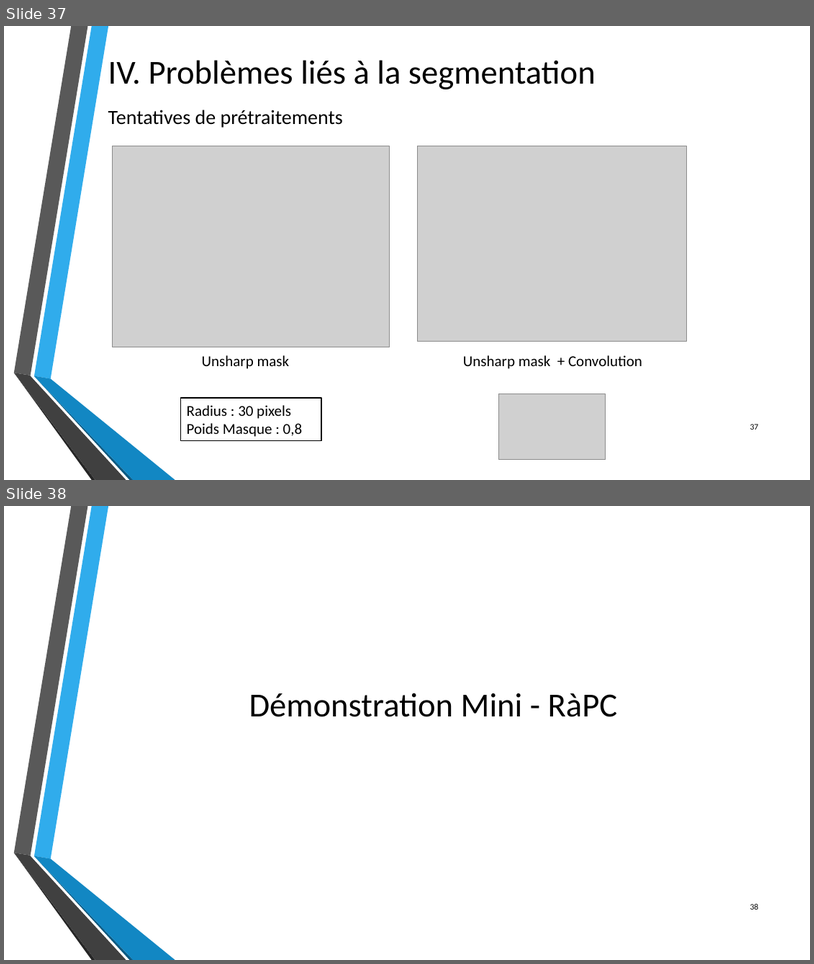
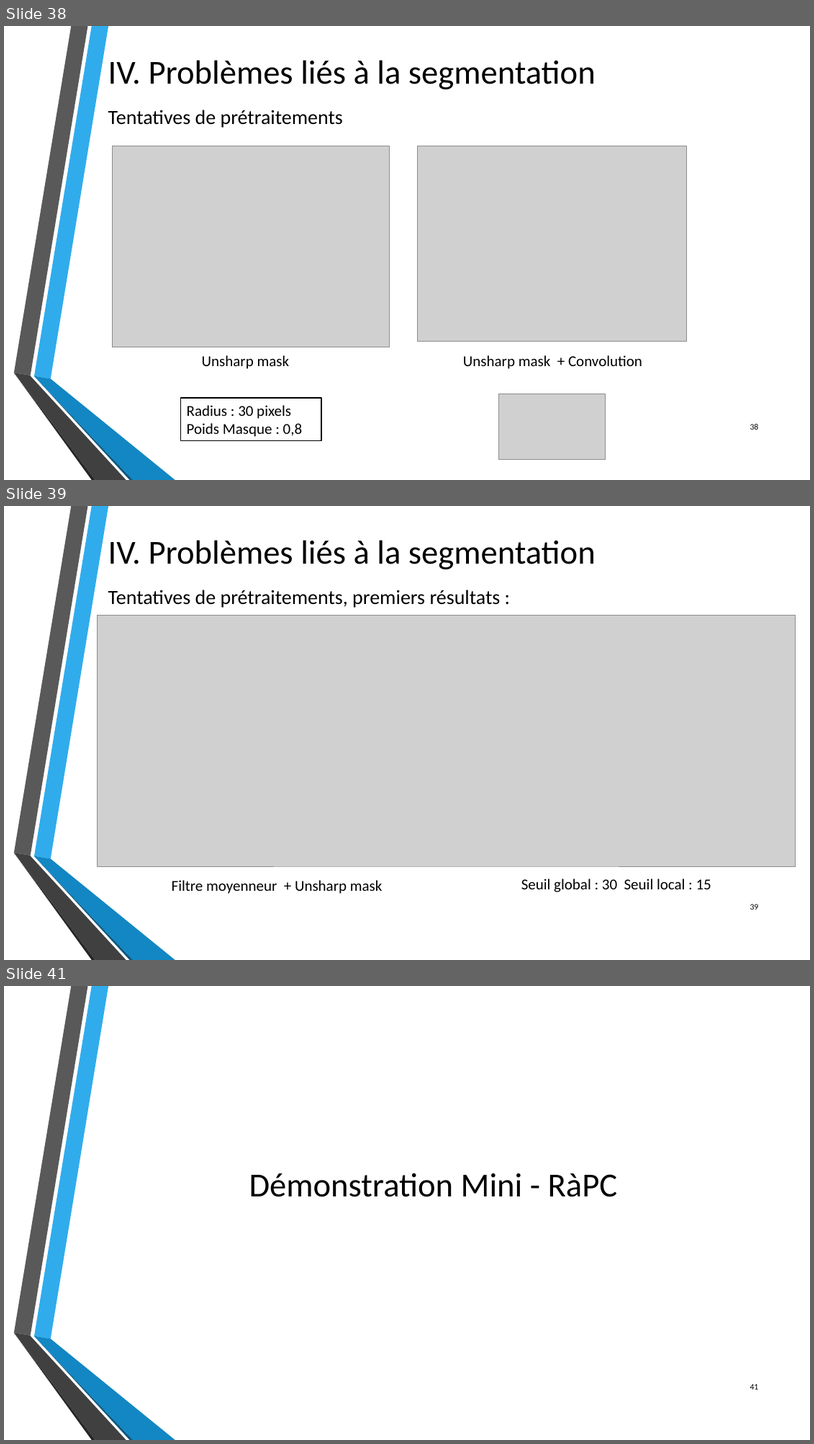
Before and after one commit to byZipo/Dossiers-Stage, a slide deck: Travail_realise/Presentations/Utilisation_du_RaPC_pour_la_segmentation_d_images.pptx. Shown one above the other, each under a label of ours: slides 37 and 38 before the commit, slides 38, 39 and 41 after it; the slides between them are not shown. The pictures are 814x964 and 814x1444 pixels, drawn with LibreOffice and Linux fonts; fonts in the diff are those of the drawing; grey boxes stand for pictures; background and template pictures are left out. Boxes give left, top, right and bottom in pixels: in the first picture for what was removed or moved away, otherwise in the second. Text is boxed around its words. In the diff, an @@ line names an element or a change of style, - is before the commit and + after.

Commit message:
restructuration du code (fonction segmentation), et ajout d'une suppression des muscles par segmentation

```diff
--- a/Travail_realise/Presentations/Utilisation_du_RaPC_pour_la_segmentation_d_images.pptx
+++ b/Travail_realise/Presentations/Utilisation_du_RaPC_pour_la_segmentation_d_images.pptx
@@ slide 39 added at <box>4,506,810,960</box>, background picture (left out); not listed: 6 template elements that a slide beside it also shows @@
@@ title added at <box>108,540,596,569</box>, 40 pt, text #000000 @@
+IV. Problèmes liés à la segmentation
@@ text added at <box>108,590,501,608</box>, 24 pt, text #000000 @@
+Tentatives de prétraitements, premiers résultats :
@@ picture added at <box>97,615,795,866</box> @@
@@ text added at <box>172,880,383,893</box>, 18 pt, text #000000 @@
+Filtre moyenneur + Unsharp mask
@@ text added at <box>522,878,712,892</box>, 18 pt, text #000000 @@
+Seuil global : 30 Seuil local : 15
@@ page number added at <box>751,903,759,909</box>, 10 pt, text #000000 @@
+39
@@ what was slide 37 is now slide 38 @@
@@ page number at <box>751,423,759,429</box>: text changed @@
-37
+38
@@ what was slide 38 is now slide 41 @@
@@ page number at <box>751,1383,759,1389</box>: text changed @@
-38
+41
```
Also in this commit, not shown: 2 other slides added, 4 other files.
